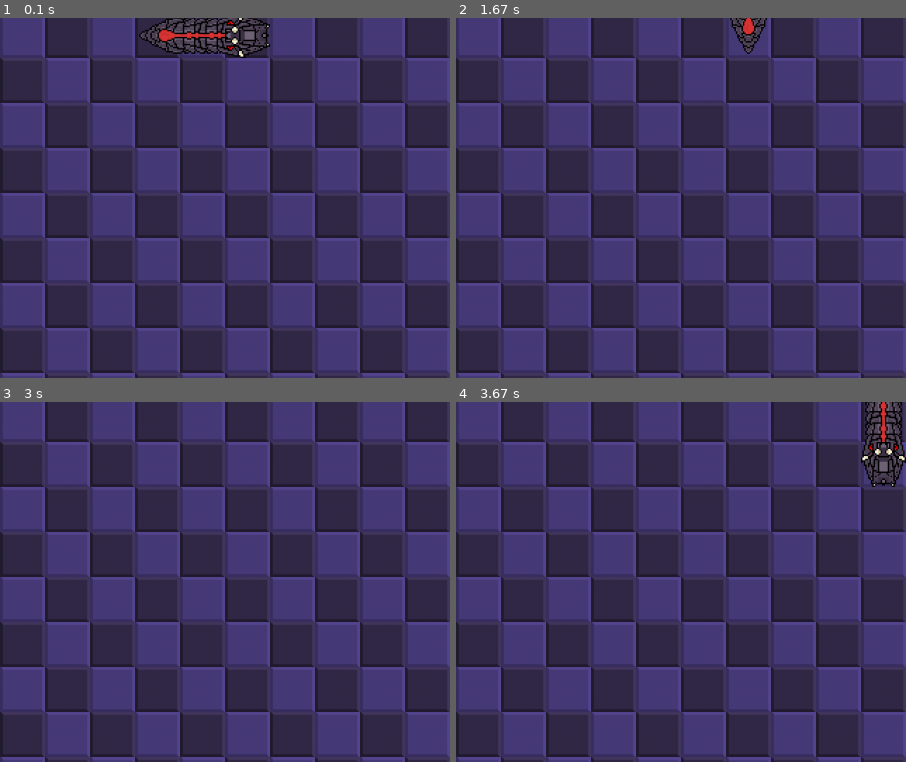
Above: before the commit, frames 1-4 (two rows, left to right).
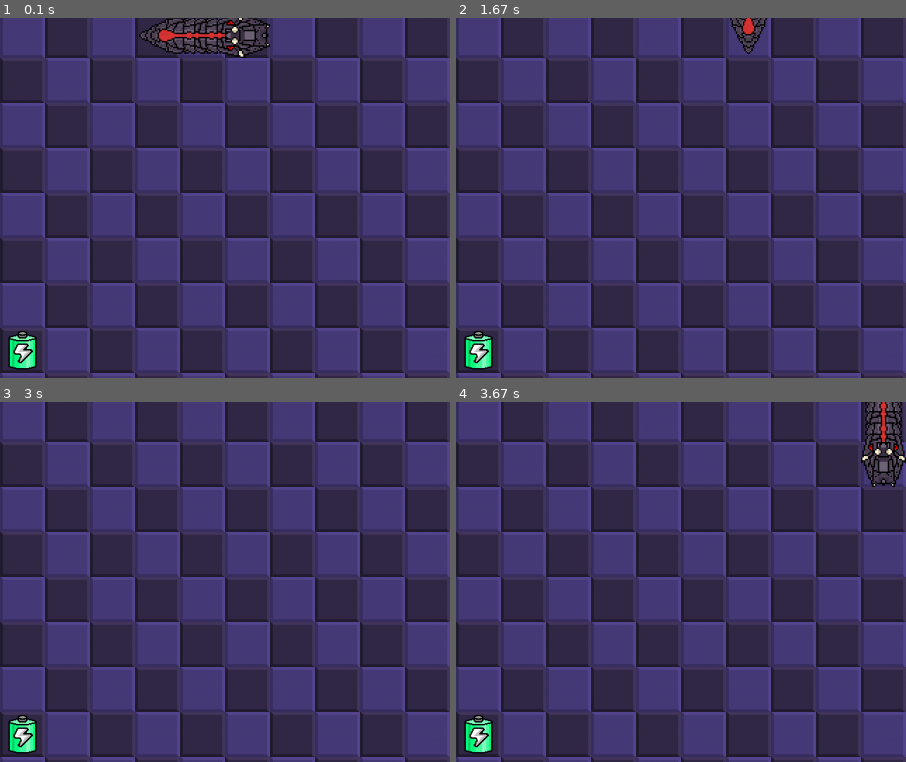
Above: after the commit, the same moments.

Repository: Nabegon/pygame
Game: pygame game, started from snake_game.py
Two runs of this game, one before a commit and one after it. Both use one fixed random seed, a clock stepped at 60 frames per second and the inputs below.
Inputs:
- Up to frame 1 (0.1 s): no input
- Up to frame 2 (1.67 s): hold Up 0.83-1.3 s; hold Right from 1.33 s (still down)
- Up to frame 3 (3 s): release Right at 1.93 s; hold Down from 2.77 s (still down)
- Up to frame 4 (3.67 s): keep holding Down
The pictures show only the part of the screen within x 45-95%, y 19-69%; the shares and areas given below are measured in that part.

The runs differ from the first frame. In frame 1, 0.6% of the frame differs, in the area x 1-9%, y 86-98%; in frame 2, 0.6%; in frame 3, 0.6%; in frame 4, 0.6%.

Commit message:
feat: add food

Diff:
--- a/snake_game.py
+++ b/snake_game.py
@@ -13,6 +13,14 @@
         self.x = x
         self.y = y
 
+class Food:
+    def __init__(self):
+        self.position = Position(random.randrange(GRID_WIDTH), random.randrange(GRID_HEIGHT))
+        self.surface_food = pygame.image.load('./battery.png')
+
+    def draw(self, window):
+        window.blit(self.surface_food, (self.position.x * TILE_SIZE, self.position.y * TILE_SIZE))
+
 class BodyPart:
     def __init__(self, position, direction):
         self.position = position
@@ -23,8 +31,8 @@
     def __init__(self):
         # self.direction = random.randrange(4) # 0 -> up, 1 -> right, 2 -> down, 3 -> left
         direction = random.randrange(4) # 0 -> up, 1 -> right, 2 -> down, 3 -> left
-        start_x = random.randrange(3, 17)
-        start_y = random.randrange(3, 13)
+        start_x = random.randrange(3, GRID_WIDTH - 3)
+        start_y = random.randrange(3, GRID_HEIGHT - 3)
         initial_position = Position(start_x, start_y)
 
         # set the fields of the snake with their positions
@@ -196,8 +204,8 @@
     game_close = False
 
     player_1 = Snake()
-
-    # food_size =64
+    food = Food()
+
     # foodx = round(random.randrange(10, window_width - food_size) / food_size) * food_size
     # foody = round(random.randrange(10, window_height - food_size) / food_size) * food_size
 
@@ -262,6 +270,7 @@
         #     foody = round(random.randrange(0, window_height - snake_block_2) / 10.0) * 10.0
         #     Length_of_snake2 += 1
         window.blit(window_with_background, (0, 0))
+        food.draw(window)
         player_1.advance()
         player_1.draw(window)
         pygame.display.update()
Binary file added: BatteryWithBackground.gif
Binary file added: battery.png
